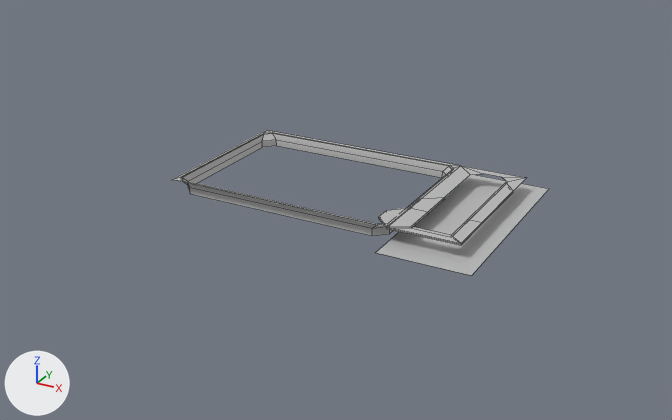
An edit to the FBX model Assets/MiniGames/Repair/Models/Repair_Tablet.fbx, drawn before and after from the same camera.
Both versions are drawn from a 50 mm camera at (38.1, -66.2, 31.1) aimed at (2.4, -1.3, -1.3). The lights are fixed; the arrows at lower left show +X, +Y and +Z. Mesh edges are drawn as thin lines. Where no turn or scale is listed for an object, it has been applied to the vertices.

Script lines for the objects in view, before the commit:
```python
me_mesh = bpy.data.meshes.new('Mesh')
me_mesh.from_pydata(...)  # 88 vertices, 70 faces; spans x -13.3..15.0, y -9.5..9.1, z -0.7..0.7
me_mesh.materials.append(mat_lambert12)  # grey #bcbcbc
ob_repair_tablet = bpy.data.objects.new('Repair_Tablet', me_mesh)
ob_repair_tablet.location = (3.05, 0.0, 0.67)
```
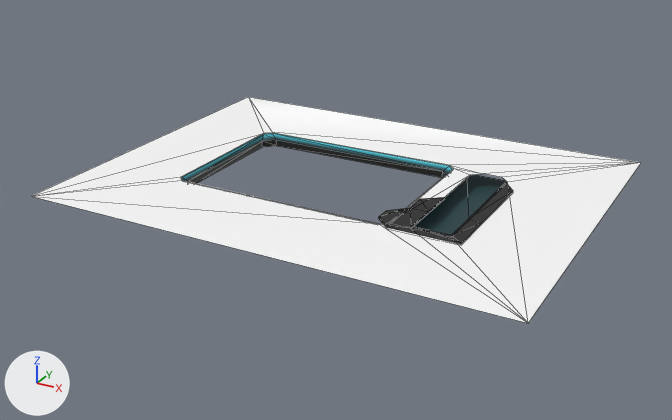
Commit message: Repair Game updates

The edits, one by one:
Picture 'Repair_Panel.png' (img_repair_panel_png) is new.
Material 'Fuel_Panel' (mat_fuel_panel) is new.
Its texture is img_repair_panel_png.
me_mesh is used by ob_repair_tablet; location (3.05, 0.0, 0.67).
me_mesh had 88 vertices, 70 faces and spanned x -13.3..15.0, y -9.5..9.1, z -0.7..0.7.
me_mesh no longer uses material mat_lambert12 (grey #bcbcbc).
me_mesh now has 87 vertices, 137 faces and spans x -21.2..21.2, y -16.1..16.1, z -0.7..0.7.
Part 1, on me_mesh:
5 vertices are removed from x -13.3..13.3, y -7.5..7.5, z 0.6.
69 faces are deleted.
1 vertex moves from x -13.3, y 7.5, z 0.6 to x -21.2, y 16.1, z 0.6.
4 vertices are added at (-21.2, -16.1, 0.6), (21.2, 16.1, 0.6), (21.2, -16.1, 0.6), (21.2, 16.1, 0.6).
136 new faces join them.
me_mesh part 2: 1 face spanning x -21.2..-12.5, y 6.6..16.1, z 0.6 switches from mat_lambert12 (grey #bcbcbc) to mat_fuel_panel (picture img_repair_panel_png).
me_mesh now uses material mat_fuel_panel (picture img_repair_panel_png).

Changed parts and their boxes [x1, y1, x2, y2] in the pictures (672 x 420 px):
'Repair_Tablet', reshaped (61% wider, 55% taller): before [172, 130, 549, 275]; after [32, 97, 641, 323]
part 1 of me_mesh, built on: before [172, 130, 549, 275]; after [32, 97, 641, 323]
part 2 of me_mesh, recoloured: before [264, 130, 270, 133]; after [249, 99, 272, 133]
